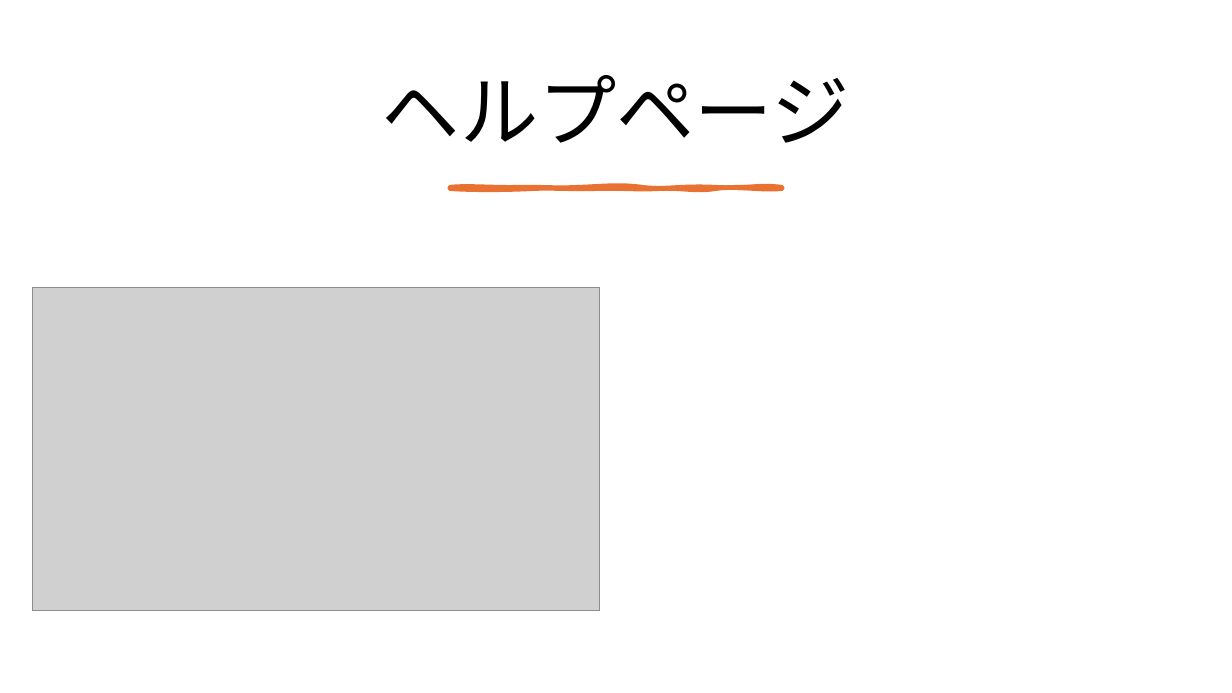
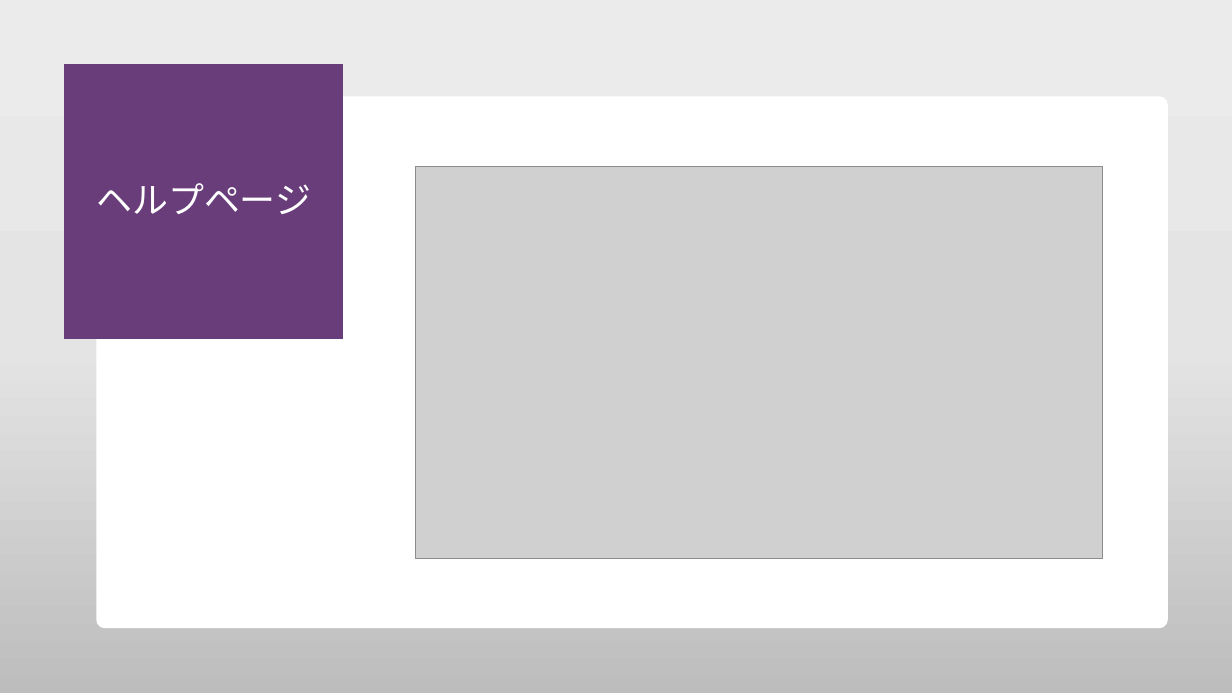
Before and after one commit to neru142/Flutter_Lessons, a slide deck: slide 5 of 21410068.pptx. Drawn at 1232x693 pixels with LibreOffice and Linux fonts; fonts in the diff are those of the drawing; grey boxes stand for pictures. Boxes give left, top, right and bottom in pixels: in the first picture for what was removed or moved away, otherwise in the second. Text is boxed around its words. In the diff, an @@ line names an element or a change of style, - is before the commit and + after.

```diff
--- a/21410068.pptx
+++ b/21410068.pptx
@@ background #FFFFFF to gradient #ECECEC to #E5E5E5 to #BEBEBE @@
@@ title "ヘルプページ": place and size @@
-title "ヘルプページ" at box(65, 46, 1167, 185)
+title "ヘルプページ" at box(65, 65, 343, 338)
@@ title "ヘルプページ" at box(65, 65, 343, 338): size 61 to 28 pt, text colour #000000 to #FFFFFF; fill none to #693D7A; outline none to #693D7A 0.75 pt @@
@@ rounded rectangle added at box(96, 96, 1168, 628), fill #FFFFFF @@
@@ picture: place and size @@
-picture at box(32, 287, 600, 611)
+picture at box(416, 166, 1104, 558)
@@ freeform shape removed at box(450, 187, 783, 189) @@
```
Also in this commit, not shown: 4 other slides changed, 1 slide added, 1 slide removed.
